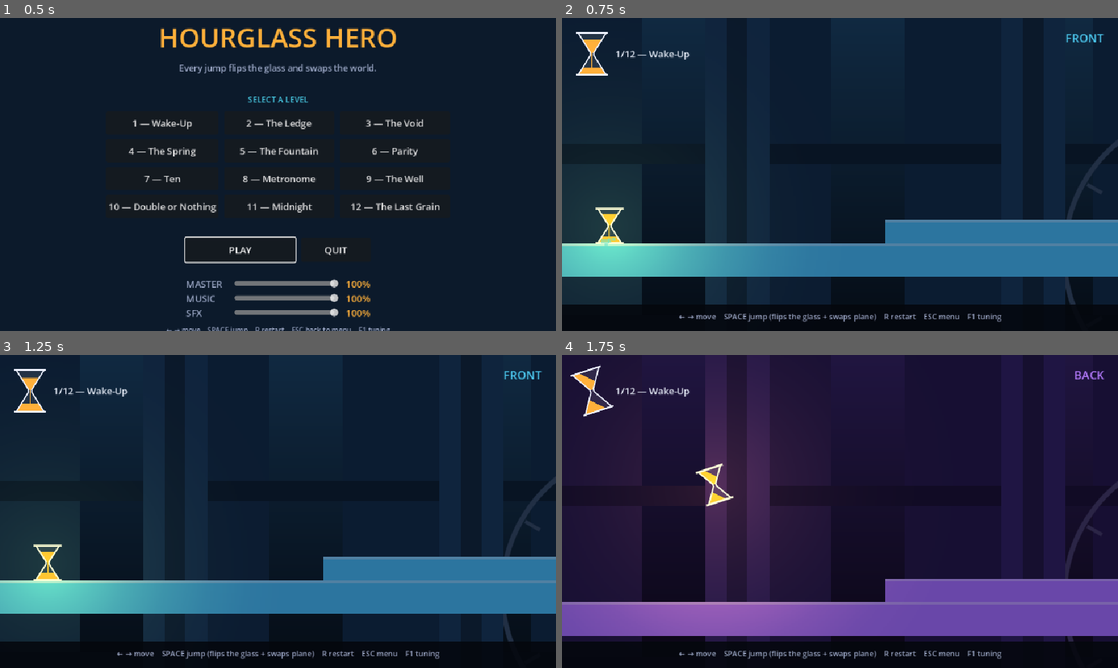
Above: before the commit, frames 1-4 (two rows, left to right).
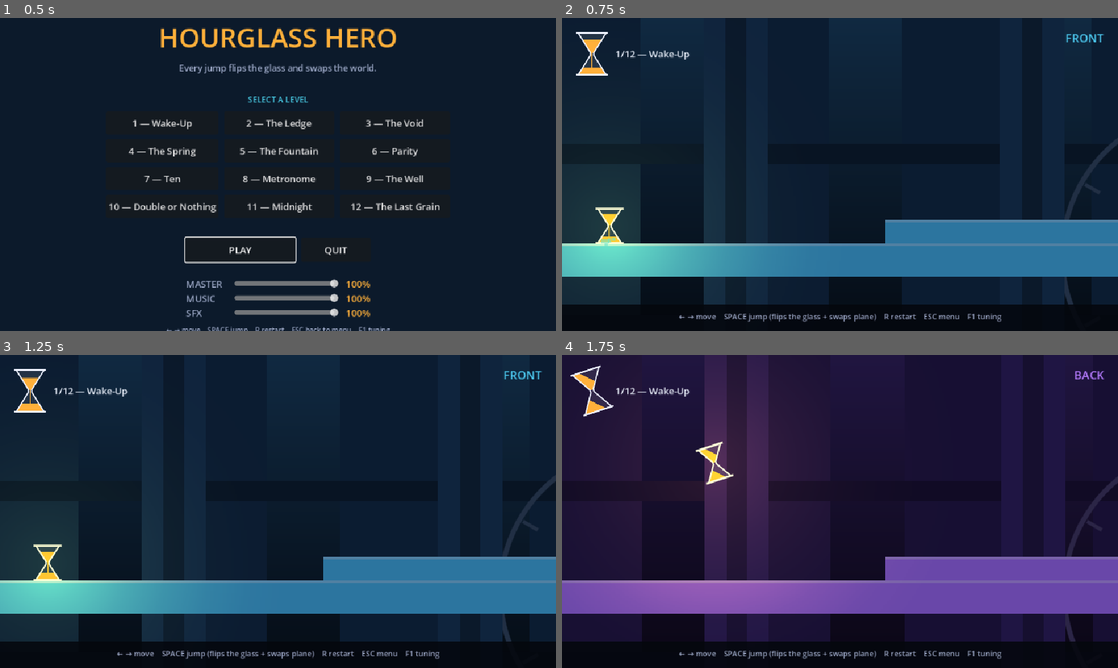
Above: after the commit, the same moments.

Repository: Athryell/GMTK-Game-Jam-2026
Game: Godot game, scene res://scenes/ui/main_menu.tscn
Same seed, same stepped clock (60 frames per second), same inputs: the game is played once before the commit and once after it.
Inputs:
- Up to frame 1 (0.5 s): no input
- Up to frame 2 (0.75 s): click "PLAY" at 0.5 s
- Up to frame 3 (1.25 s): no input
- Up to frame 4 (1.75 s): tap Enter at 1.25 s; hold Right (move_right) from 1.28 s (still down); hold Space (jump) from 1.28 s (still down)

Frame 1 is identical in both runs. In frame 2, 0.3% of the frame differs, in the area x 14-100%, y 40-92%; in frame 3, 0.3%; in frame 4, 16%, in the area x 0-100%, y 8-92%.

Commit message:
fix(hourglass-hero): stop the camera losing the player on a launch
The vertical slack was written as a window and read as a wall. The camera's
goal stopped dead at the edge of it, so anything that moved further than 84px
in one arc simply left the frame and the camera watched it go. A jump rises
131px and survives that; a spring rises 445px and does not. Measured on level
1: 350px off centre in a view whose half-height is 174px.

Two rules now, and they are deliberately different in kind.

The window is the FEEL. Airborne, the anchor is dragged rather than set: it
holds still while the player moves inside it and travels only once they reach
an edge. A jump lives inside the window and moves nothing — which makes an
ordinary jump calmer than before, not busier, since the old clamp shifted the
frame by the full 84px at every apex and this shifts it by 47.

The leash is the GUARANTEE. A hard clamp applied AFTER the easing, keeping the
player within half a frame of centre less `camera_edge_margin`. Applying it
last is the whole point: smoothing exists to make the view unhurried, and an
unhurried view loses a 1400px/s launch — at `camera_smoothing` 7 that is 200px
of lag before any slack is spent. So the easing is allowed to fall behind and
this catches it, then goes loose again the moment the player slows.

Feel is tunable and the guarantee is not, so they must not be one mechanism.

The smoke test asserts it in px against the real frame rather than against a
tuned number, so it keeps meaning the same thing if the zoom, the slack or the
spring power move. Confirmed failing on the code before this commit.

Co-Authored-By: Claude <noreply@anthropic.com>

Diff:
--- a/hourglass_hero_godot/scripts/fx/camera_rig.gd
+++ b/hourglass_hero_godot/scripts/fx/camera_rig.gd
@@ -11,6 +11,18 @@
 ## nudges the frame, a climb moves it. That is the whole trick, and it is why
 ## "Ten" (climbing) and "The Well" (descending) both read without either being
 ## special-cased.
+##
+## The slack is a WINDOW, not a wall. Read literally it was a wall: the goal
+## stopped dead at the edge of the slack, so a spring — which launches 445 px,
+## more than three times a jump — carried the player clean out of the frame and
+## left them there. Measured, that was 350 px off centre in a 348 px view.
+##
+## Two rules keep that from happening again, and they are deliberately different
+## in kind. The window is the FEEL: it is what the player is pushing against,
+## and it moves only when they push it. The leash is the GUARANTEE: applied
+## last, after easing and clamping, it is the promise that whatever the physics
+## does, the player stays on screen. Feel is tunable, the guarantee is not
+## negotiable, so they must not be the same mechanism.
 class_name CameraRig
 extends Camera2D
 
@@ -75,6 +87,14 @@
 	if target != null and is_instance_valid(target):
 		if target.is_on_floor():
 			_anchor_y = target.global_position.y
+		else:
+			# Airborne, the window is dragged rather than set: it stays put while
+			# the player moves inside it, and travels only once they reach an
+			# edge. A jump lives inside the window and moves nothing; a spring or
+			# a long drop pushes it, and the view goes along.
+			var slack := Tuning.cfg.camera_vertical_slack
+			_anchor_y = clampf(_anchor_y,
+				target.global_position.y - slack, target.global_position.y + slack)
 		# Lead the player by where they are going, not by where they are. Eased
 		# on its own clock so that turning around sweeps the view across
 		# instead of snapping it.
@@ -87,6 +107,7 @@
 	else:
 		global_position = global_position.lerp(
 			goal, 1.0 - exp(-cfg.camera_smoothing * delta))
+	global_position = _leashed(global_position)
 
 	# Trauma decays linearly but is applied squared: a hard hit reads as a hard
 	# hit, and the tail dies away instead of buzzing at low amplitude.
@@ -104,10 +125,10 @@
 func _raw_target() -> Vector2:
 	if target == null or not is_instance_valid(target):
 		return global_position
-	var slack := Tuning.cfg.camera_vertical_slack
-	return Vector2(
-		target.global_position.x + _lead,
-		clampf(target.global_position.y, _anchor_y - slack, _anchor_y + slack))
+	# `_anchor_y` outright, with no second clamp against the player: the window
+	# is already the whole vertical rule, and clamping the player into it here as
+	# well was what made the slack behave as a wall.
+	return Vector2(target.global_position.x + _lead, _anchor_y)
 
 
 ## What the camera can actually show, which is the viewport divided by the zoom.
@@ -131,6 +152,30 @@
 		clampf(point.y, half.y, maxf(limit_bottom - half.y, half.y)))
 
 
+## The guarantee: the player is never further from the centre than the frame can
+## show, less `camera_edge_margin` so they are never welded to the bezel either.
+##
+## Applied AFTER the easing, which is the entire point. Smoothing exists to make
+## the view feel unhurried, and an unhurried view loses a 1400 px/s launch — at
+## `camera_smoothing` 7 that is 200 px of lag on its own, before any slack. So
+## the easing is allowed to fall behind, and this catches it. During the fast
+## part of a launch the camera is dragged rigidly; the moment the player slows,
+## the leash goes loose and the easing has the frame back.
+##
+## Not clamped against the level limits afterwards: `_clamped` already put the
+## goal inside them, and the leash only ever pulls TOWARDS the player, who is
+## inside the level. Re-clamping here would silently reinstate the bug at the
+## top of a level, where being on screen matters most.
+func _leashed(point: Vector2) -> Vector2:
+	if target == null or not is_instance_valid(target):
+		return point
+	var reach := _visible_size() / 2.0 - Vector2.ONE * Tuning.cfg.camera_edge_margin
+	var player := target.global_position
+	return Vector2(
+		clampf(point.x, player.x - maxf(reach.x, 0.0), player.x + maxf(reach.x, 0.0)),
+		clampf(point.y, player.y - maxf(reach.y, 0.0), player.y + maxf(reach.y, 0.0)))
+
+
 func _on_status_changed(status: Game.Status) -> void:
 	if status == Game.Status.DEAD:
 		add_trauma(0.85)
--- a/hourglass_hero_godot/scripts/game_config.gd
+++ b/hourglass_hero_godot/scripts/game_config.gd
@@ -90,6 +90,11 @@
 ## How far the view may drift from the last ground the player stood on, in px.
 ## Below the jump's 125 px rise, so a jump nudges the frame instead of chasing it.
 @export_range(0.0, 400.0, 5.0) var camera_vertical_slack: float = 84.0
+## How much of the frame's edge stays clear of the player, in px. The camera is
+## hard-clamped to keep them inside this, whatever the smoothing is doing — see
+## the leash in `CameraRig`. Raise it and the view grabs the player sooner in a
+## fast launch; at 0 they are allowed to touch the bezel before it does.
+@export_range(0.0, 200.0, 4.0) var camera_edge_margin: float = 56.0
 ## Shake amplitude at full trauma, in px.
 @export_range(0.0, 60.0, 1.0) var camera_shake_strength: float = 16.0
 ## Seconds for a full-strength shake to die away.
--- a/hourglass_hero_godot/tests/smoke_test.gd
+++ b/hourglass_hero_godot/tests/smoke_test.gd
@@ -149,7 +149,43 @@
 	_check("spikes go inert in the other plane", not spikes.monitoring)
 	spikes.queue_free()
 
+	# --- The camera keeps the player on screen --------------------------------
+	await _check_camera_holds_a_launch()
+
 	_finish()
+
+
+## A spring launch is the fastest the player ever moves, and it used to carry
+## them clean out of the frame: 350 px off centre in a view half 174 px tall,
+## with the camera parked at the edge of its vertical slack watching them go.
+##
+## Asserted in px against the frame rather than against a tuned number, so this
+## keeps meaning the same thing if the zoom, the slack or the spring power move.
+func _check_camera_holds_a_launch() -> void:
+	Game.start_level(0)
+	await _load_level_scene()
+	var player := _find_player()
+	var camera: CameraRig = get_tree().root.find_children("", "CameraRig", true, false)[0]
+	if player == null or camera == null:
+		_check("camera: player and camera exist", false)
+		return
+
+	for i in 120:
+		await get_tree().physics_frame
+		if player.is_on_floor():
+			break
+
+	var half: float = camera.get_viewport_rect().size.y / camera.zoom.y / 2.0
+	player.bounce(Tuning.cfg.spring_power)
+	var worst := 0.0
+	for i in 90:
+		await get_tree().physics_frame
+		if not is_instance_valid(player) or Game.status != Game.Status.PLAY:
+			break
+		worst = maxf(worst, absf(player.global_position.y - camera.global_position.y))
+
+	_check("camera keeps the player on screen through a spring launch",
+		worst < half, "%.0f px off centre, frame reaches %.0f" % [worst, half])
 
 
 ## On a level that grants it, a second jump must fire in mid-air — and because
